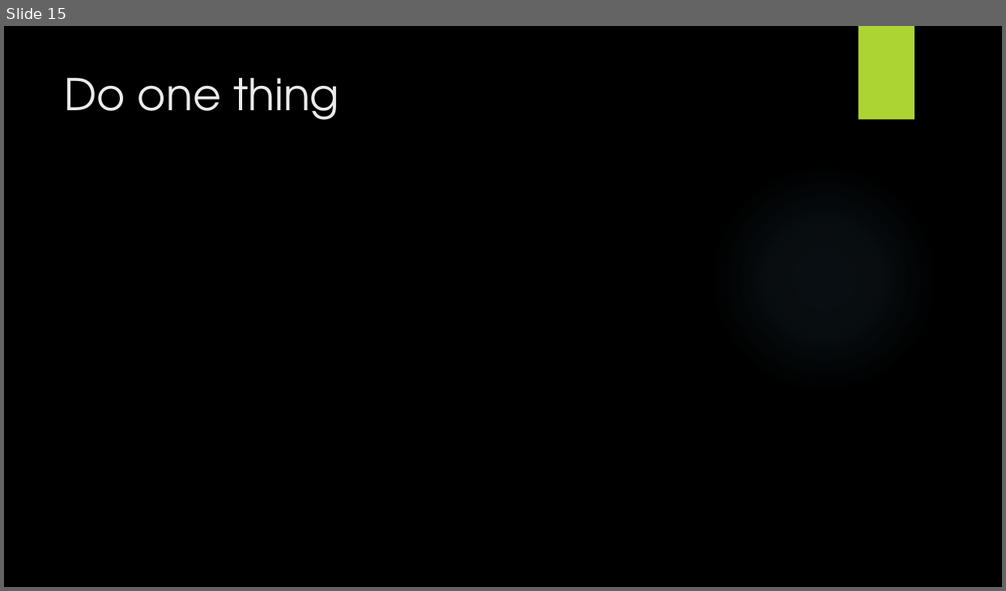
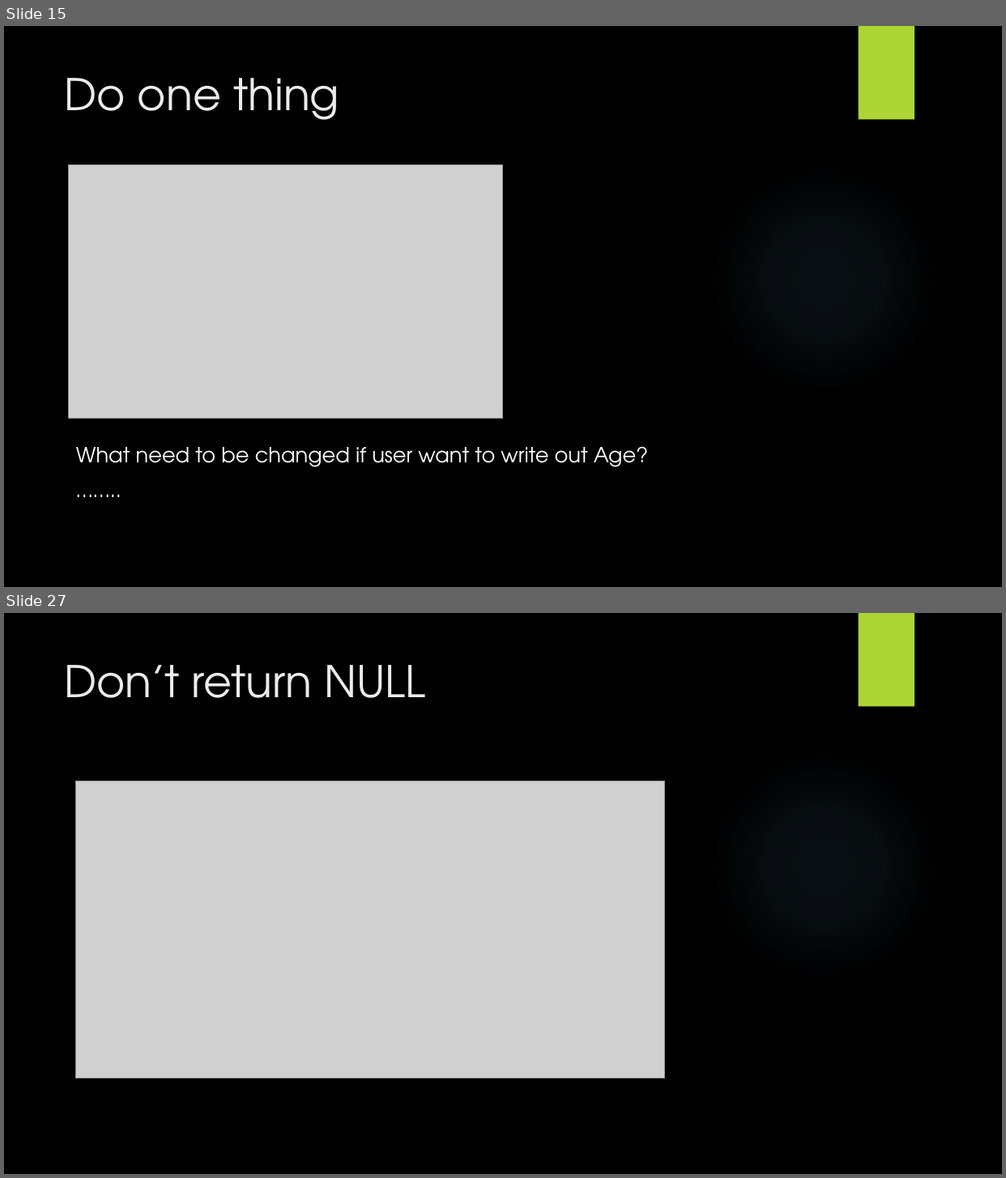
Before and after one commit to wanglifeng/PPT, a slide deck: Clean Code.pptx. Shown one above the other, each under a label of ours: slide 15 before the commit, slides 15 and 27 after it; the slides between them are not shown. The pictures are 1006x591 and 1006x1178 pixels, drawn with LibreOffice and Linux fonts; fonts in the diff are those of the drawing; grey boxes stand for pictures; background and template pictures are left out. Boxes give left, top, right and bottom in pixels: in the first picture for what was removed or moved away, otherwise in the second. Text is boxed around its words. In the diff, an @@ line names an element or a change of style, - is before the commit and + after.

```diff
--- a/Clean Code.pptx
+++ b/Clean Code.pptx
@@ slide 27 added at (4,613,1002,1174), background picture (left out); not listed: 2 template elements that a slide beside it also shows @@
@@ title added at (65,665,425,698), 42 pt, text #EBEBEB @@
+Don’t return NULL
@@ picture added at (76,781,664,1079) @@
@@ slide 15 changed as well @@
@@ picture added at (68,165,503,419) @@
@@ text added at (76,446,649,467), 20 pt, text #FFFFFF @@
+What need to be changed if user want to write out Age?
+……..
```
Also in this commit, not shown: 3 other slides changed, 12 other slides added.
